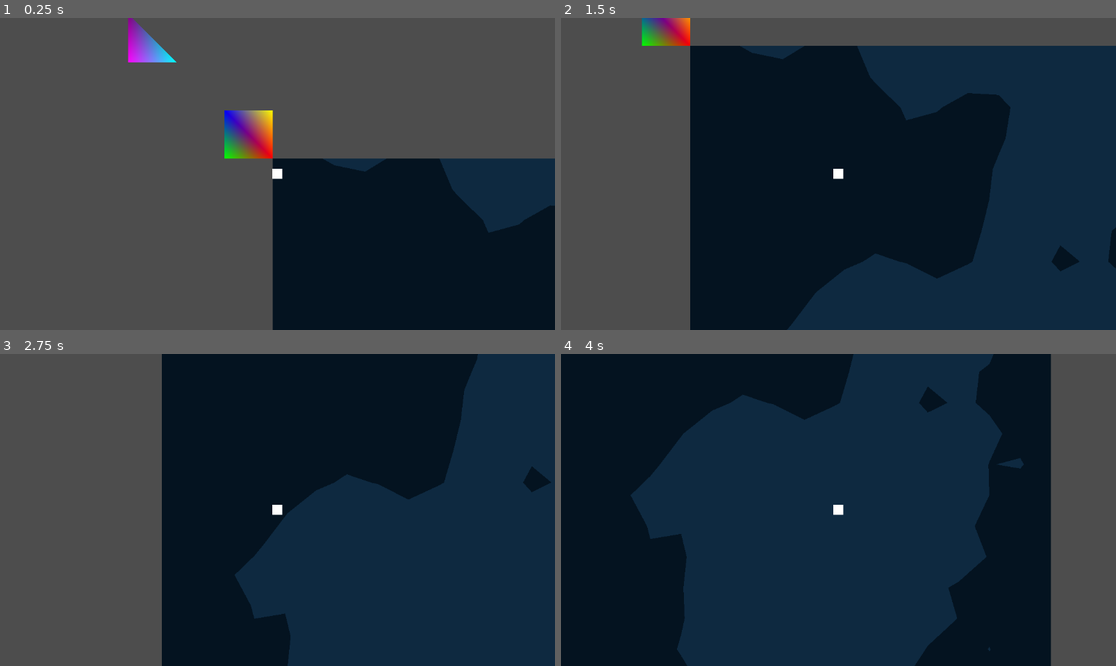
Above: before the commit, frames 1-4 (two rows, left to right).
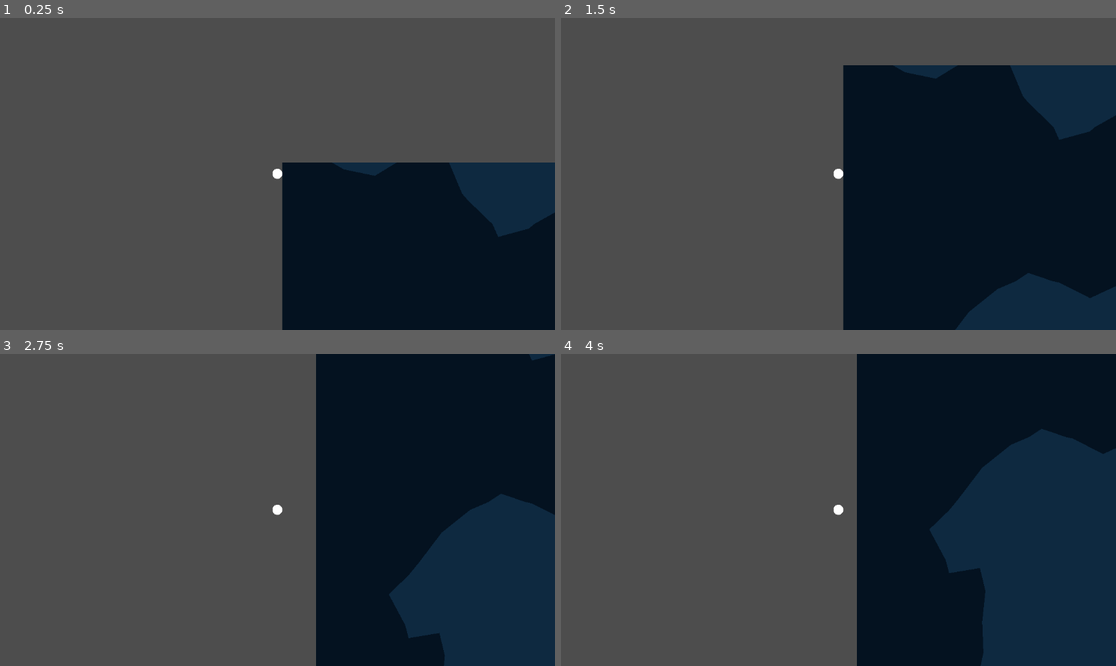
Above: after the commit, the same moments.

Repository: TrevorBuchanan/MyMarchingSquares
Game: Godot game, scene res://scenes/main.tscn
The game is run twice, just before and just after one commit, with the same random seed, the same clock (stepped at 60 frames per second) and the same inputs.
Inputs:
- Up to frame 1 (0.25 s): no input
- Up to frame 2 (1.5 s): hold D (right) 0.53-1.28 s; tap Space (jump) at 0.77 s; hold A (left) from 1.28 s (still down)
- Up to frame 3 (2.75 s): tap Space (jump) at 1.52 s; release A (left) at 2.03 s; hold D (right) from 2.03 s (still down)
- Up to frame 4 (4 s): tap Space (jump) at 3.02, 3.77 s; release D (right) at 3.53 s; hold A (left) from 3.53 s (still down)

The runs differ from the first frame. In frame 1, 4.3% of the frame differs, in the area x 23-100%, y 0-100%; in frame 2, 48%; in frame 3, 47%; in frame 4, 92%, in the area x 0-100%, y 0-100%.

Commit message:
Collisions and meshes integrated

Diff:
--- a/scenes/player2D.tscn
+++ b/scenes/player2D.tscn
@@ -1,8 +1,10 @@
-[gd_scene load_steps=6 format=3 uid="uid://dbsorfm41y3rp"]
+[gd_scene load_steps=7 format=3 uid="uid://dbsorfm41y3rp"]
 
 [ext_resource type="Script" path="res://scripts/player2D.gd" id="1_f7i7v"]
 
-[sub_resource type="RectangleShape2D" id="RectangleShape2D_7kirn"]
+[sub_resource type="CircleShape2D" id="CircleShape2D_hnnyg"]
+
+[sub_resource type="SphereMesh" id="SphereMesh_28mjd"]
 
 [sub_resource type="StandardMaterial3D" id="StandardMaterial3D_ixqvd"]
 albedo_color = Color(1, 0.113725, 0.580392, 1)
@@ -18,12 +20,12 @@
 script = ExtResource("1_f7i7v")
 
 [node name="CollisionShape2D" type="CollisionShape2D" parent="."]
-shape = SubResource("RectangleShape2D_7kirn")
+shape = SubResource("CircleShape2D_hnnyg")
 
 [node name="MeshInstance2D" type="MeshInstance2D" parent="."]
 position = Vector2(-0.25, -0.500001)
 scale = Vector2(20.5, 21)
-mesh = SubResource("QuadMesh_ffvjx")
+mesh = SubResource("SphereMesh_28mjd")
 texture = SubResource("MeshTexture_0e5tx")
 
 [node name="Camera2D" type="Camera2D" parent="."]
--- a/scripts/marching_squares.gd
+++ b/scripts/marching_squares.gd
@@ -25,143 +25,22 @@
 @export var mesh_instance: MeshInstance2D
 @export var collision_container: StaticBody2D
 
+
 # Called when the node enters the scene tree for the first time.
 func _ready():
-	var mesh = generate_mesh()
+	var mesh = make_marching_squares_mesh()
+	#var mesh = generate_mesh()
 	mesh_instance.mesh = mesh
-
 	# Generate collision shapes from the mesh
 	generate_collision_shapes(mesh)
 
-# Function to generate a box mesh with colors
-func generate_mesh() -> ArrayMesh:
+
+func make_marching_squares_mesh() -> ArrayMesh:
+	# Triangles mesh info
 	var vertices = PackedVector2Array()
-	# Box 1
-	vertices.push_back(Vector2(0, 0))
-	vertices.push_back(Vector2(-100, 0))
-	vertices.push_back(Vector2(-100, -100))
-	vertices.push_back(Vector2(0, -100))
-	# Box 2
-	vertices.push_back(Vector2(-200, -200))
-	vertices.push_back(Vector2(-300, -200))
-	vertices.push_back(Vector2(-300, -300))
-
-	# Define the colors for each vertex
 	var colors = PackedColorArray()
-	# Box 1 Colors
-	colors.push_back(Color(1, 0, 0))  # Red
-	colors.push_back(Color(0, 1, 0))  # Green
-	colors.push_back(Color(0, 0, 1))  # Blue
-	colors.push_back(Color(1, 1, 0))  # Yellow
-	# Box 2 Colors
-	colors.push_back(Color(0, 1, 1))  # Cyan
-	colors.push_back(Color(1, 0, 1))  # Magenta
-	colors.push_back(Color(0.5, 0, 0.5)) # Purple
-
-	# Define indices for the triangles
 	var indices = PackedInt32Array()
-	# Box 1
-	indices.push_back(0)
-	indices.push_back(1)
-	indices.push_back(2)
-	indices.push_back(2)
-	indices.push_back(3)
-	indices.push_back(0)
-	# Box 2
-	indices.push_back(4)
-	indices.push_back(5)
-	indices.push_back(6)
-
-	# Initialize the ArrayMesh
-	var arr_mesh = ArrayMesh.new()
-	var arrays = []
-	arrays.resize(Mesh.ARRAY_MAX)
-	arrays[Mesh.ARRAY_VERTEX] = vertices
-	arrays[Mesh.ARRAY_COLOR] = colors
-	arrays[Mesh.ARRAY_INDEX] = indices
-
-	# Create the Mesh
-	arr_mesh.add_surface_from_arrays(Mesh.PRIMITIVE_TRIANGLES, arrays)
-
-	return arr_mesh
-
-func add_triangle(vertices: PackedVector2Array, colors: PackedColorArray,
-				indices: PackedInt32Array, new_vertices: PackedVector2Array):
-
-	pass
-
-# Function to generate collision shapes from a mesh
-func generate_collision_shapes(mesh: ArrayMesh):
-	# Clear any existing collision shapes
-	for child in collision_container.get_children():
-		collision_container.remove_child(child)
-		child.queue_free()
-
-	# Extract the vertices and create collision shapes
-	if mesh.get_surface_count() > 0:
-		var arrays = mesh.surface_get_arrays(0)
-		var vertices = arrays[Mesh.ARRAY_VERTEX]
-
-		# Create collision shapes for each box
-		create_collision_polygon(vertices.slice(0, 4)) # First box
-		create_collision_polygon(vertices.slice(4, 8)) # Second box
-
-# Helper function to create and add a collision polygon
-func create_collision_polygon(vertices: PackedVector2Array):
-	var collision_shape = CollisionPolygon2D.new()
-	collision_shape.polygon = vertices
-	collision_container.add_child(collision_shape)
-
-# Function to print all children of the node
-#func print_all_children(node: Node):
-	#var children = node.get_children()
-	#for child in children:
-		#print(child.name)
-		# Optionally, recursively print children of children
-		# print_all_children(child)  # Uncomment this line if you want to print grandchildren too
-
-
-func _draw():
-	# Draw background
-	draw_rect(Rect2(0, 0, width, height), backgound_color)
-	# Draw reference lines
-	if show_grid:
-		draw_lines()
-	# Draw marching squares
-	draw_marching_squares()
-	# Draw reference points
-	if show_points:
-		draw_points()
-
-
-func draw_lines():
-	var i = 0
-	while i <= height:
-		draw_line(Vector2(0, i), Vector2(width, i), line_color, 4)
-		i += grid_size
-	i = 0
-	while i <= width:
-		draw_line(Vector2(i, 0), Vector2(i, height), line_color, 4)
-		i += grid_size
-
-
-func draw_points():
-	if noise and noise.noise:
-		var i = 0
-		var j = 0
-		while i <= width:
-			j = 0
-			while j <= height:
-				var value = (noise.noise.get_noise_2d(i, j) + 1.0) / 2.0
-				var lerp_color = point_color1.lerp(point_color2, value)
-				draw_circle(Vector2(i, j), 10, lerp_color)
-				j += grid_size
-			i += grid_size
-	else:
-		print("No noise resource found!")
-
-
-func draw_marching_squares():
+
 	# Triangle table that holds all of the triangle connections
 	var triTable = [ [],
 					 [0, 4, 7],
@@ -211,29 +90,101 @@
 				var points = PackedVector2Array([Vector2(i + offsets[tris[k]][0], j + offsets[tris[k]][1]),
 									Vector2(i + offsets[tris[k + 1]][0], j + offsets[tris[k + 1]][1]),
 									Vector2(i + offsets[tris[k + 2]][0], j + offsets[tris[k + 2]][1])])
-				draw_polygon(points, [marching_square_color])
+				add_triangle(vertices, colors, indices, points)
 
 				k += 3
 			i += grid_size
 		j += grid_size
 
-func has_duplicate_points(points: PackedVector2Array) -> bool:
+	# Initialize the ArrayMesh
+	var arr_mesh = ArrayMesh.new()
+	var arrays = []
+	arrays.resize(Mesh.ARRAY_MAX)
+	arrays[Mesh.ARRAY_VERTEX] = vertices
+	arrays[Mesh.ARRAY_COLOR] = colors
+	arrays[Mesh.ARRAY_INDEX] = indices
+
+	# Create the Mesh
+	arr_mesh.add_surface_from_arrays(Mesh.PRIMITIVE_TRIANGLES, arrays)
+
+	return arr_mesh
+
+
+func add_triangle(vertices: PackedVector2Array, colors: PackedColorArray,
+				indices: PackedInt32Array, new_vertices: PackedVector2Array):
+	for new_vertex in new_vertices:
+		if new_vertex not in vertices:
+			vertices.push_back(new_vertex)
+			colors.push_back(marching_square_color)  # Possible to make each vertex color unique
+		indices.push_back(vertices.find(new_vertex))
+
+
+# Function to generate collision shapes from a mesh
+func generate_collision_shapes(mesh: ArrayMesh):
+	# Clear any existing collision shapes
+	for child in collision_container.get_children():
+		collision_container.remove_child(child)
+		child.queue_free()
+
+	# Extract the vertices and create collision shapes
+	if mesh.get_surface_count() > 0:
+		var arrays = mesh.surface_get_arrays(0)
+		var vertices = arrays[Mesh.ARRAY_VERTEX]
+		var indicies = arrays[Mesh.ARRAY_INDEX]
+		# Create collision shapes for each triangle
+		for i in range(0, indicies.size(), 3):
+			var points = PackedVector2Array([
+							vertices[indicies[i]],
+							vertices[indicies[i+1]],
+							vertices[indicies[i+2]]
+						])
+			create_collision_polygon(points)
+
+
+# Helper function to create and add a collision polygon
+func create_collision_polygon(vertices: PackedVector2Array):
+	var collision_shape = CollisionPolygon2D.new()
+	collision_shape.polygon = vertices
+	collision_container.add_child(collision_shape)
+
+
+func _draw():
+	# Draw background
+	draw_rect(Rect2(0, 0, width, height), backgound_color)
+	# Draw reference lines
+	if show_grid:
+		draw_lines()
+	# Draw reference points
+	if show_points:
+		draw_points()
+
+
+func draw_lines():
 	var i = 0
-	var j = 0
-	while i < len(points):
-		j = i + 1
-		while j < len(points):
-			if points[i] == points[j]:
-				return true
-			j += 1
-		i += 1
-	return false
-
-func has_negative(points: PackedVector2Array) -> bool:
-	for point in points:
-		if point[0] < 0 or point[1] < 0:
-			return true
-	return false
+	while i <= height:
+		draw_line(Vector2(0, i), Vector2(width, i), line_color, 4)
+		i += grid_size
+	i = 0
+	while i <= width:
+		draw_line(Vector2(i, 0), Vector2(i, height), line_color, 4)
+		i += grid_size
+
+
+func draw_points():
+	if noise and noise.noise:
+		var i = 0
+		var j = 0
+		while i <= width:
+			j = 0
+			while j <= height:
+				var value = (noise.noise.get_noise_2d(i, j) + 1.0) / 2.0
+				var lerp_color = point_color1.lerp(point_color2, value)
+				draw_circle(Vector2(i, j), 10, lerp_color)
+				j += grid_size
+			i += grid_size
+	else:
+		print("No noise resource found!")
+
 
 func get_offsets(points_values, square_index):
 	# Edge table to aid in linear interpolation to create smoothing
@@ -269,8 +220,6 @@
 		amt = 0.0
 	else:
 		amt = (ground_threshold - val1) / (val2 - val1)
-		if amt < 0 or amt > 1:
-			pass
 	return lerp(0, grid_size, amt)
 
 
